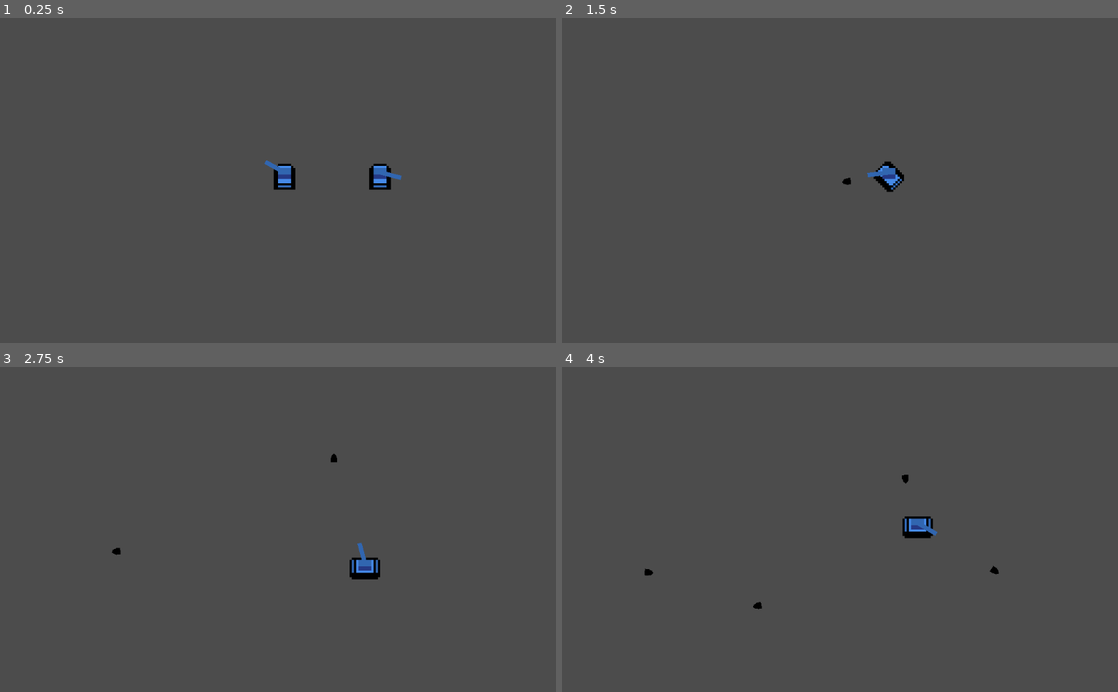
Above: before the commit, frames 1-4 (two rows, left to right).
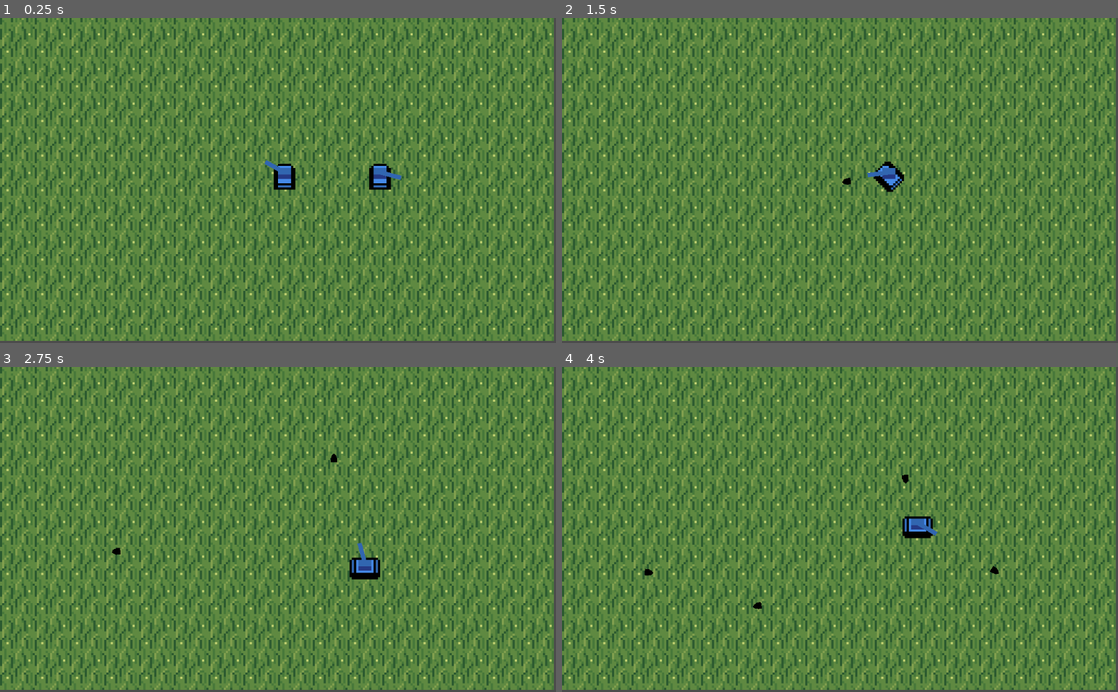
Above: after the commit, the same moments.

Repository: jpcerrone/TanksGodot
Game: Godot game, scene res://scenes/Main.tscn
Two runs of this game, one before a commit and one after it. Both use one fixed random seed, a clock stepped at 60 frames per second and the inputs below. The engine's default icon, where the game draws it, is replaced by a stand-in: a white triangle on a blue panel in a dark square.
Inputs (mouse positions are in pixels of both pictures, inside the frame that each line leads up to):
- Up to frame 1 (0.25 s): no input
- Up to frame 2 (1.5 s): tap Enter at 0.5 s; move the mouse to (962, 164) at 0.52 s; hold D (move_right) 0.53-1.28 s; click (962, 164) at 0.6 s; move the mouse to (728, 196) at 1.27 s; hold S (move_down) from 1.28 s (still down); click (728, 196) at 1.35 s
- Up to frame 3 (2.75 s): move the mouse to (333, 458) at 2.02 s; release S (move_down) at 2.03 s; hold D (move_right) from 2.03 s (still down); click (333, 458) at 2.1 s
- Up to frame 4 (4 s): move the mouse to (812, 594) at 2.77 s; release D (move_right) at 2.78 s; hold W (move_up) 2.78-3.53 s; click (812, 594) at 2.85 s; move the mouse to (1006, 578) at 3.52 s; hold A (move_left) from 3.53 s (still down); click (1006, 578) at 3.6 s

The runs differ from the first frame. In frame 1, 98% of the frame differs, in the area x 0-100%, y 0-100%; in frame 2, 99%; in frame 3, 99%; in frame 4, 99%.

Commit message:
added grey tank + background

Diff:
--- a/scenes/GreyTank.gd
+++ b/scenes/GreyTank.gd
@@ -1,27 +1,36 @@
 extends "res://scripts/Tank.gd"
 
 var rotationDirection = 1
-var rng = RandomNumberGenerator.new()
-# Declare member variables here. Examples:
-# var a = 2
-# var b = "text"
+var rng
+var okToShoot = false
 
 
 # Called when the node enters the scene tree for the first time.
 func _ready():
-	pass # Replace with function body.
+	rng = RandomNumberGenerator.new()
 
 func _physics_process(delta):
 	$Cannon.rotation += delta * rotationDirection
-
-# Called every frame. 'delta' is the elapsed time since the previous frame.
-#func _process(delta):
-#	pass
-
-
-func _on_Timer_timeout():
-	shoot()
-
+	if(okToShoot):
+		var cannonTipPos = position + Vector2(50, 0).rotated($Cannon.rotation)
+		var spaceState = get_world_2d().direct_space_state
+		#Replace 1000 with bounds for resolution
+		var result = spaceState.intersect_ray(cannonTipPos, cannonTipPos + Vector2(1,0).rotated($Cannon.rotation)*1000)
+		if (result):
+			if(result.collider.is_in_group('player')):
+				shoot()
+				okToShoot = false
+			if(result.collider.is_in_group('walls')):
+				var dirVector = Vector2(1,0).rotated($Cannon.rotation)
+				var newResult = spaceState.intersect_ray(result.position, result.position + dirVector.bounce(result.normal)*1000)
+				if(newResult && newResult.collider.is_in_group('player')):
+					shoot()
+					okToShoot = false
 func _on_ChangeDirectionTimer_timeout():
 	rotationDirection = -rotationDirection
 	$ChangeDirectionTimer.wait_time = rng.randf_range(0, 5.0)
+
+func _on_ShootingTimer_timeout():
+	if (!okToShoot):
+		okToShoot = true
+	$ShootingTimer.wait_time = rng.randf_range(0, 5.0)
--- a/scenes/GreyTank.tscn
+++ b/scenes/GreyTank.tscn
@@ -6,12 +6,12 @@
 [node name="GreyTank" instance=ExtResource( 1 )]
 script = ExtResource( 2 )
 
-[node name="Timer" type="Timer" parent="." index="5"]
+[node name="ShootingTimer" type="Timer" parent="." index="5"]
 wait_time = 5.0
 autostart = true
 
 [node name="ChangeDirectionTimer" type="Timer" parent="." index="6"]
 autostart = true
 
-[connection signal="timeout" from="Timer" to="." method="_on_Timer_timeout"]
+[connection signal="timeout" from="ShootingTimer" to="." method="_on_ShootingTimer_timeout"]
 [connection signal="timeout" from="ChangeDirectionTimer" to="." method="_on_ChangeDirectionTimer_timeout"]
--- a/scenes/Main.tscn
+++ b/scenes/Main.tscn
@@ -2,7 +2,7 @@
 
 [ext_resource path="res://scenes/GreyTank.tscn" type="PackedScene" id=1]
 [ext_resource path="res://scenes/PlayerTank.tscn" type="PackedScene" id=2]
-[ext_resource path="res://sprites/icon.png" type="Texture" id=4]
+[ext_resource path="res://sprites/grass.png" type="Texture" id=3]
 [ext_resource path="res://scripts/Main.gd" type="Script" id=5]
 
 [sub_resource type="RectangleShape2D" id=1]
@@ -14,8 +14,9 @@
 [node name="Main" type="Node2D"]
 script = ExtResource( 5 )
 
-[node name="Area2D" type="RigidBody2D" parent="."]
-collision_mask = 0
+[node name="Area2D" type="RigidBody2D" parent="." groups=[
+"walls",
+]]
 mode = 1
 mass = 0.00102041
 
@@ -42,11 +43,20 @@
 position = Vector2( 1011.46, 296.393 )
 shape = SubResource( 2 )
 
-[node name="Sprite" type="Sprite" parent="Area2D"]
-visible = false
-texture = ExtResource( 4 )
-
-[node name="PlayerTank" parent="." instance=ExtResource( 2 )]
+[node name="PlayerTank" parent="." groups=[
+"player",
+] instance=ExtResource( 2 )]
 
 [node name="GreyTank" parent="." instance=ExtResource( 1 )]
 position = Vector2( 700, 293.146 )
+
+[node name="Sprite" type="TextureRect" parent="."]
+show_behind_parent = true
+margin_right = 255.0
+margin_bottom = 149.0
+rect_scale = Vector2( 4, 4 )
+texture = ExtResource( 3 )
+stretch_mode = 2
+__meta__ = {
+"_edit_use_anchors_": false
+}
Binary file added: sprites/grass.png
Not shown, added: sprites/grass.png.import
